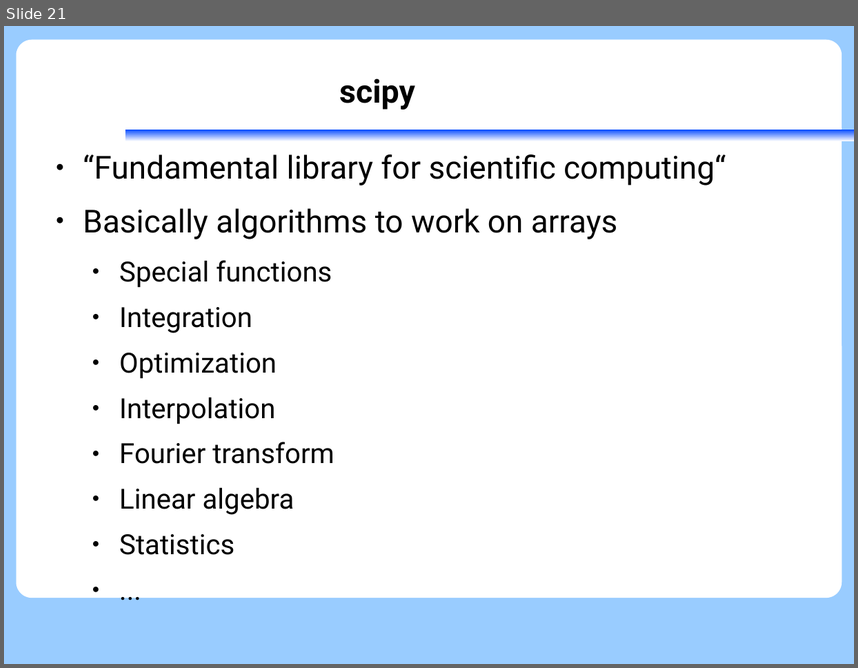
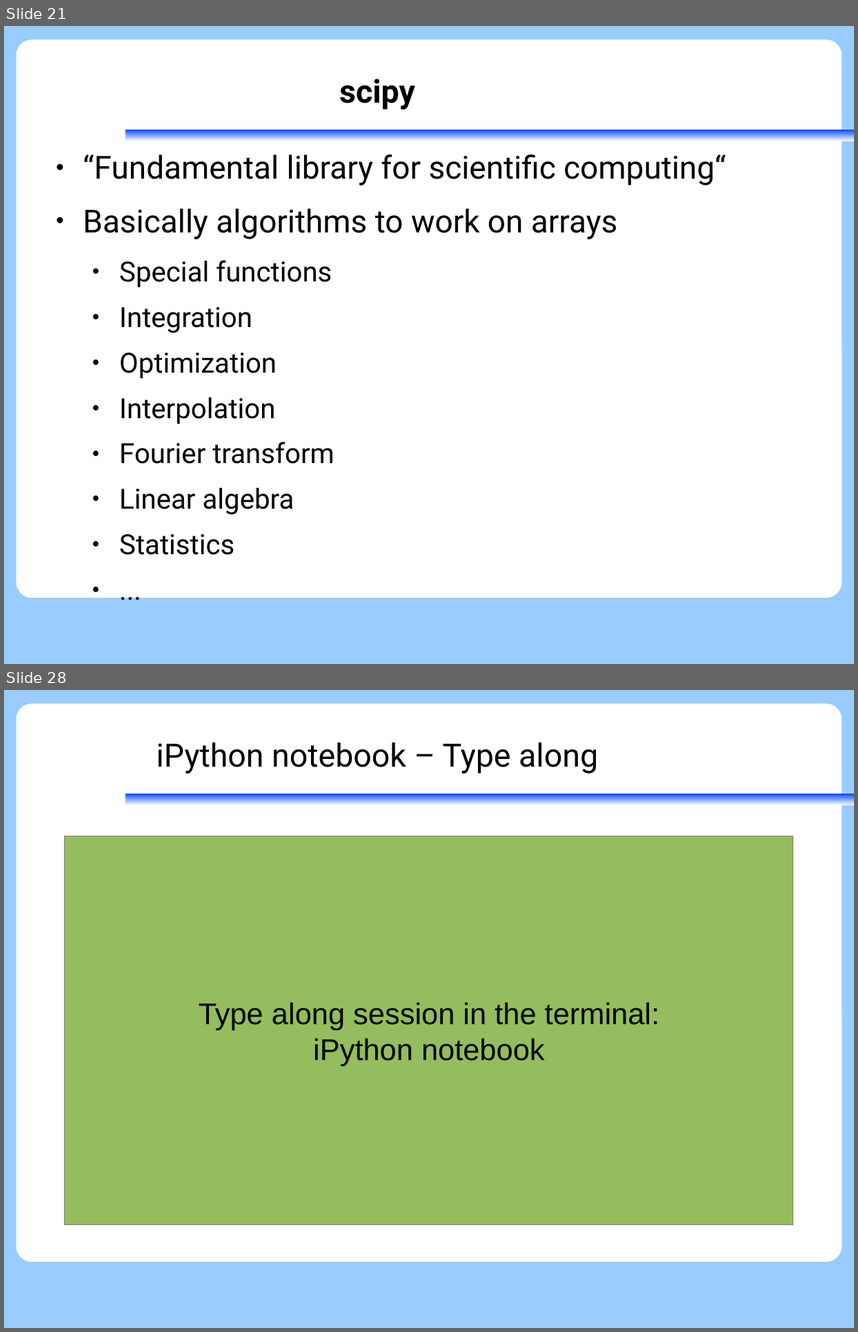
Before and after one commit to KennethNielsen/presentations, a slide deck: python/part2/scipy-matplotlib.odp. Shown one above the other, each under a label of ours: slide 21 before the commit, slides 21 and 28 after it; the slides between them are not shown. The pictures are 858x668 and 858x1332 pixels, drawn with LibreOffice and Linux fonts; fonts in the diff are those of the drawing; background and template pictures are left out. Boxes give left, top, right and bottom in pixels: in the first picture for what was removed or moved away, otherwise in the second. Text is boxed around its words. In the diff, an @@ line names an element or a change of style, - is before the commit and + after.

```diff
--- a/python/part2/scipy-matplotlib.odp
+++ b/python/part2/scipy-matplotlib.odp
@@ slide 28 added at [4, 690, 854, 1328], background #99CCFF; not listed: 2 template elements that a slide beside it also shows @@
@@ title added at [156, 742, 598, 773], 30 pt, text #000000 @@
+iPython notebook – Type along
@@ rectangle added at [65, 836, 794, 1225], fill #94BD5E, outline #808080 0 pt, 28 pt, text #000000 @@
+Type along session in the terminal:
+iPython notebook
```
Also in this commit, not shown: 8 other slides added, 1 slide removed, 1 other file.
